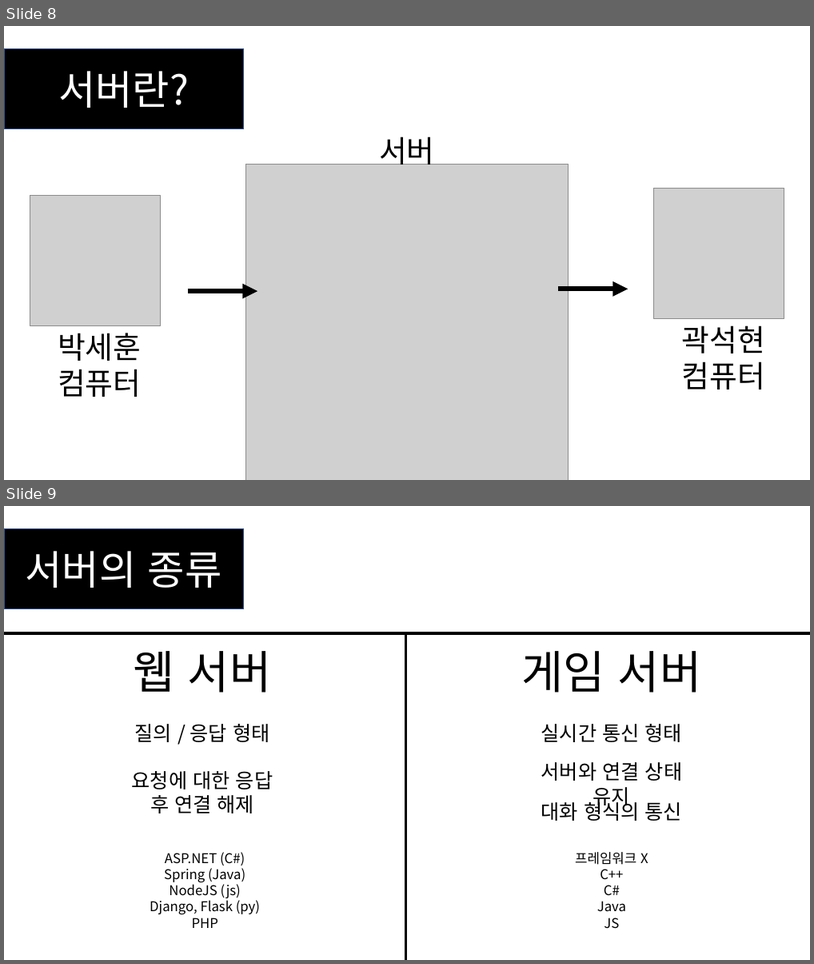
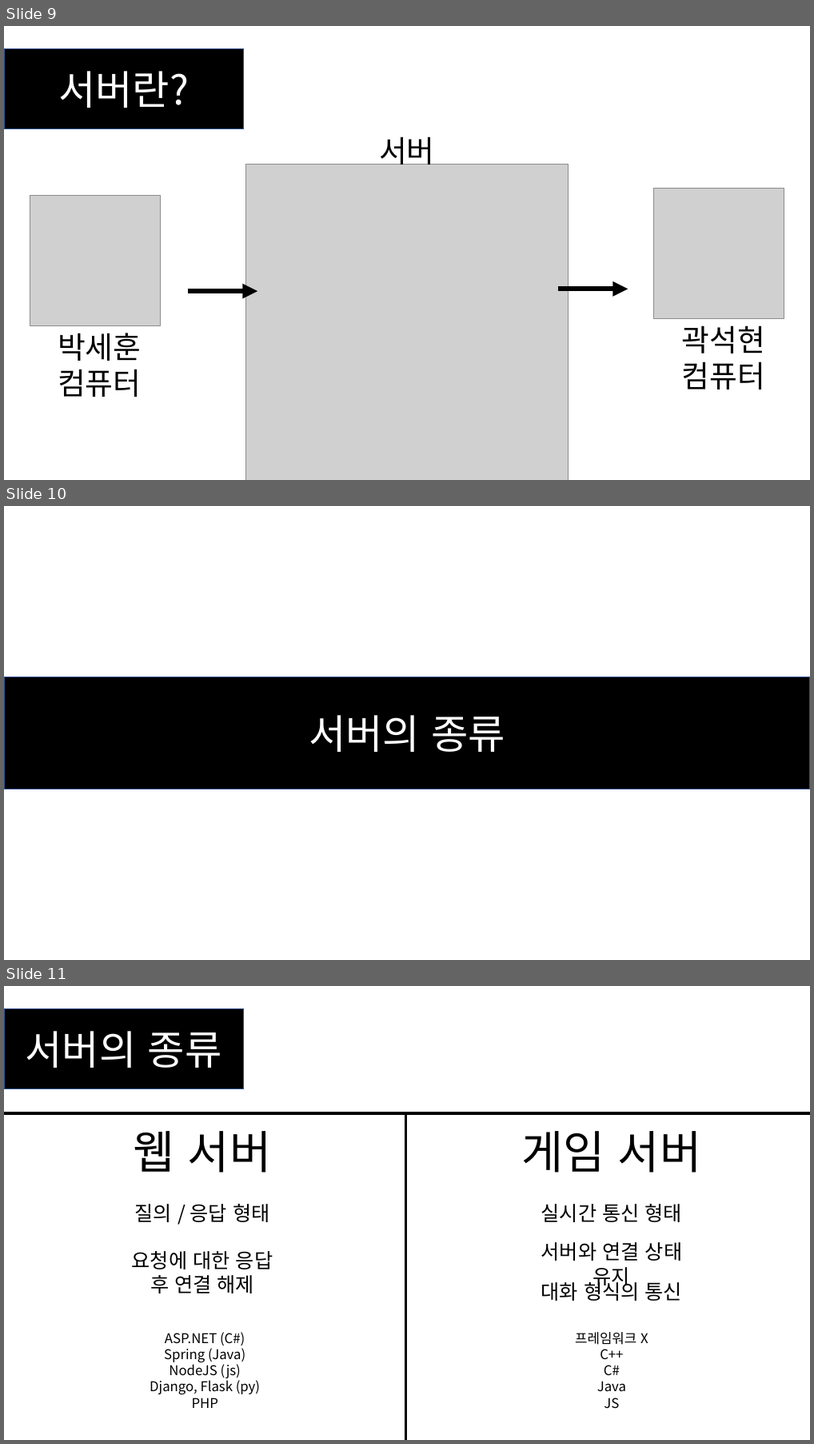
Before and after one commit to SEH00N/SDLU, a slide deck: ServerLecture/PT/1강 네트워크 사전 지식.pptx. Shown one above the other, each under a label of ours: slides 8 and 9 before the commit, slides 9, 10 and 11 after it. The pictures are 814x964 and 814x1444 pixels, drawn with LibreOffice and Linux fonts; fonts in the diff are those of the drawing; grey boxes stand for pictures. Boxes give left, top, right and bottom in pixels: in the first picture for what was removed or moved away, otherwise in the second. Text is boxed around its words. In the diff, an @@ line names an element or a change of style, - is before the commit and + after.

```diff
--- a/ServerLecture/PT/1강 네트워크 사전 지식.pptx
+++ b/ServerLecture/PT/1강 네트워크 사전 지식.pptx
@@ slide 10 added at (4, 506, 810, 960), background #FFFFFF @@
@@ rectangle added at (4, 676, 810, 788), fill #000000, outline #325491 1 pt, 48 pt, text #FFFFFF @@
+서버의 종류
@@ what was slide 8 is now slide 9 @@
@@ what was slide 9 is now slide 11 @@
```
Also in this commit, not shown: 4 other slides added, 1 other file.
